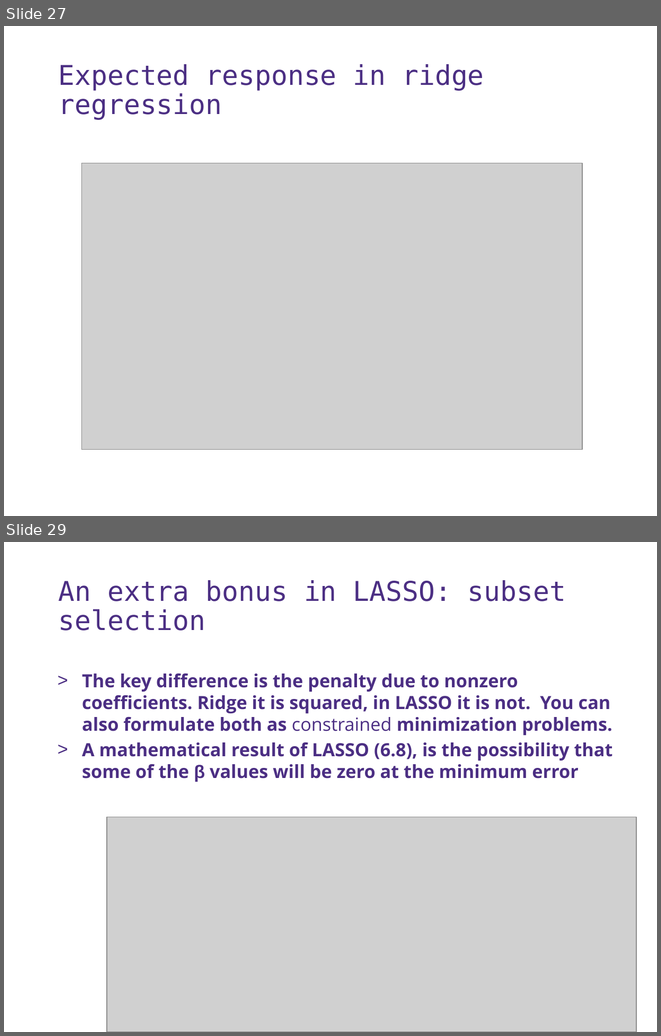
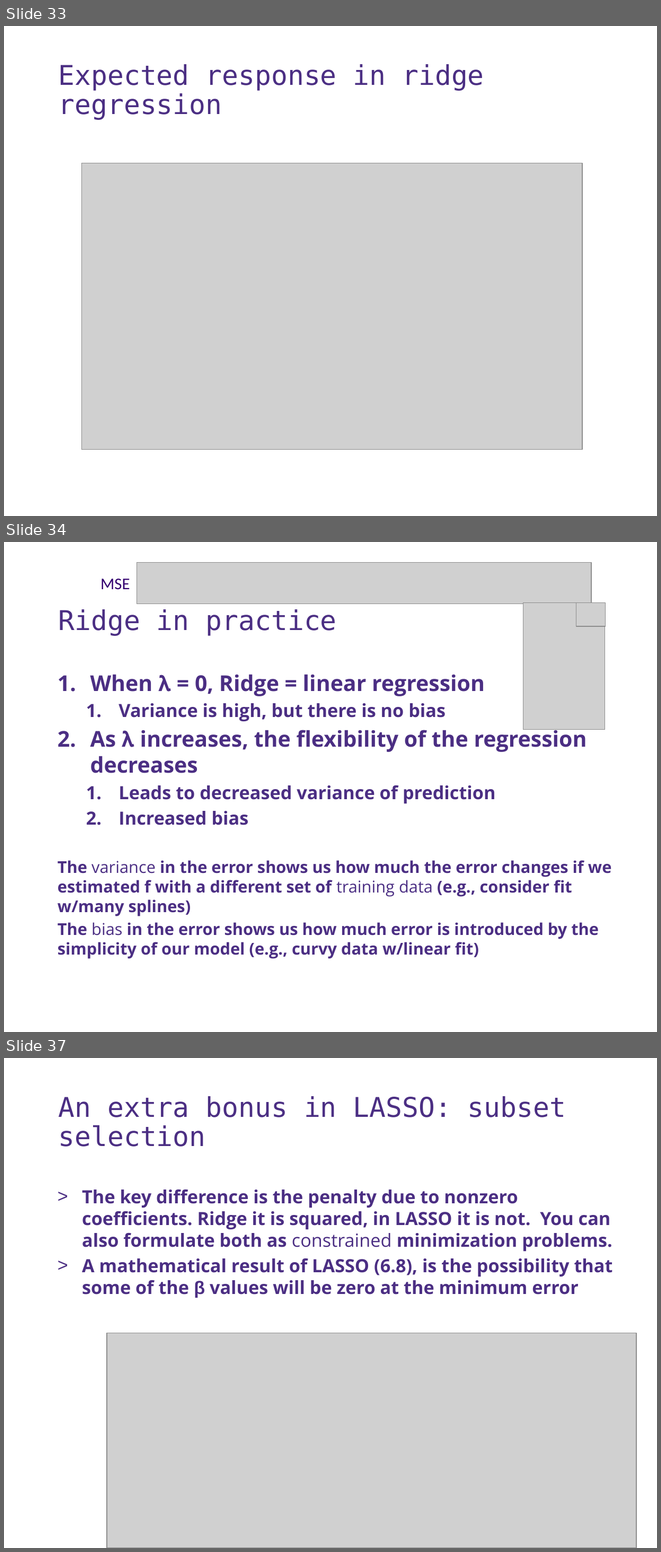
Before and after one commit to UWDIRECT/UWDIRECT.github.io, a slide deck: Wi18_content/DSMCER/L11.SubsetsRegularlization.pptx. Shown one above the other, each under a label of ours: slides 27 and 29 before the commit, slides 33, 34 and 37 after it; the slides between them are not shown. The pictures are 661x1036 and 661x1552 pixels, drawn with LibreOffice and Linux fonts; fonts in the diff are those of the drawing; grey boxes stand for pictures; background and template pictures are left out. Boxes give left, top, right and bottom in pixels: in the first picture for what was removed or moved away, otherwise in the second. Text is boxed around its words. In the diff, an @@ line names an element or a change of style, - is before the commit and + after.

```diff
--- a/Wi18_content/DSMCER/L11.SubsetsRegularlization.pptx
+++ b/Wi18_content/DSMCER/L11.SubsetsRegularlization.pptx
@@ slide 34 added at (x1=4, y1=542, x2=657, y2=1032), background #FFFFFF @@
@@ picture added at (x1=137, y1=562, x2=592, y2=603) @@
@@ text added at (x1=100, y1=579, x2=130, y2=590), 18 pt, text #33006F @@
+MSE
@@ picture added at (x1=523, y1=603, x2=604, y2=730) @@
@@ picture added at (x1=576, y1=603, x2=606, y2=626) @@
@@ text added at (x1=59, y1=609, x2=337, y2=636), 30 pt, text #4B2E83 @@
+Ridge in practice
@@ text added at (x1=58, y1=674, x2=612, y2=959), 18 pt, text #4B2E83, bold @@
+1. When 𝛌 = 0, Ridge = linear regression
+  1. Variance is high, but there is no bias
+2. As 𝛌 increases, the flexibility of the regression decreases
+  1. Leads to decreased variance of prediction
+  2. Increased bias
+The variance in the error shows us how much the error changes if we estimated f with a different set of training data (e.g., consider fit w/many splines)
+The bias in the error shows us how much error is introduced by the simplicity of our model (e.g., curvy data w/linear fit)
@@ what was slide 27 is now slide 33 @@
@@ what was slide 29 is now slide 37 @@
```
Also in this commit, not shown: 8 slides changed, 7 other slides added.
